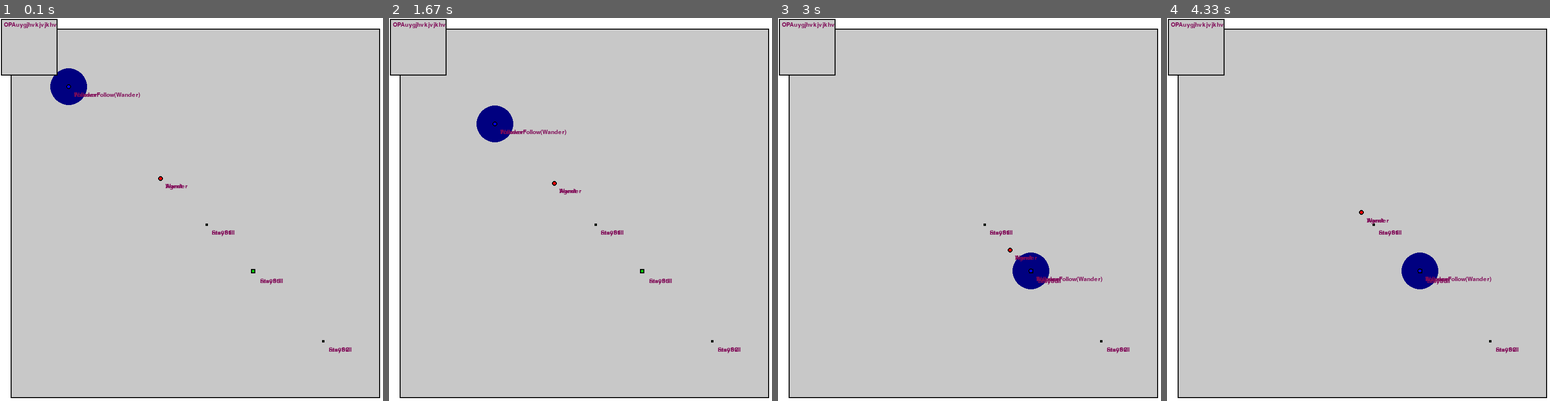
Above: before the commit, frames 1-4 (left to right).
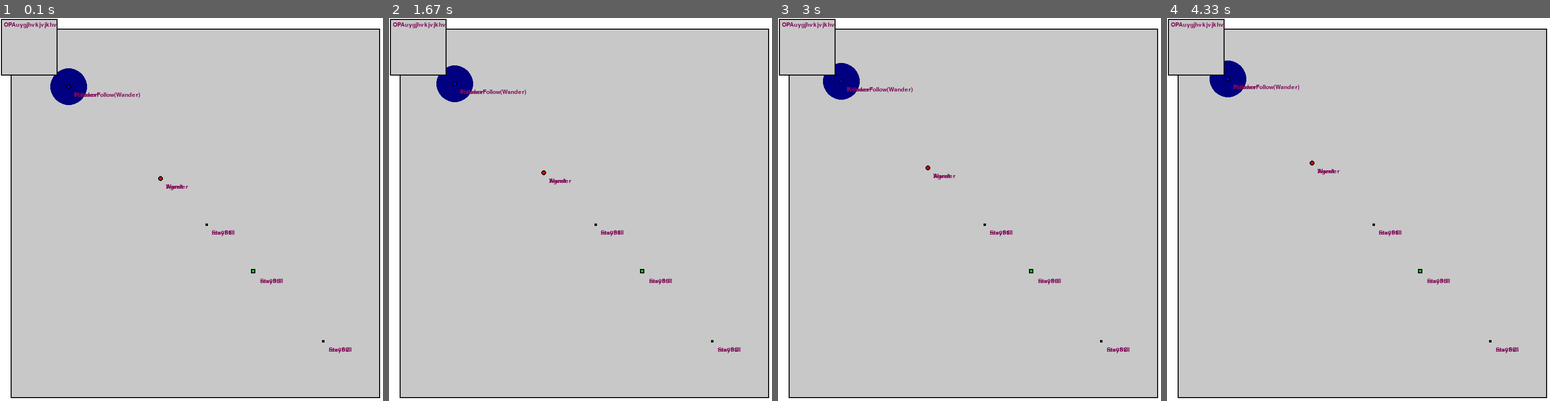
Above: after the commit, the same moments.

Repository: raphaelpaiva/py_creatures
Game: pygame game, started from main.py
The game is run twice, just before and just after one commit, with the same random seed, the same clock (stepped at 60 frames per second) and the same inputs.
Inputs:
- Up to frame 1 (0.1 s): no input
- Up to frame 2 (1.67 s): no input
- Up to frame 3 (3 s): no input
- Up to frame 4 (4.33 s): no input

The runs differ from the first frame. In frame 1, less than 0.1% of the frame differs, in the area x 43-50%, y 43-45%; in frame 2, 1.7%, in the area x 12-51%, y 12-47%; in frame 3, 1.6%; in frame 4, 1.6%.

Commit message:
Fixing huge leak!

Diff:
--- a/creatures/behavior_system.py
+++ b/creatures/behavior_system.py
@@ -10,7 +10,7 @@
     self.processing_list: List[Entity] = []
 
   def accept(self, entities: List[Entity]):
-    self.processing_list.extend(entities)
+    self.processing_list = entities
 
   def update(self):
     for entity in self.processing_list:
